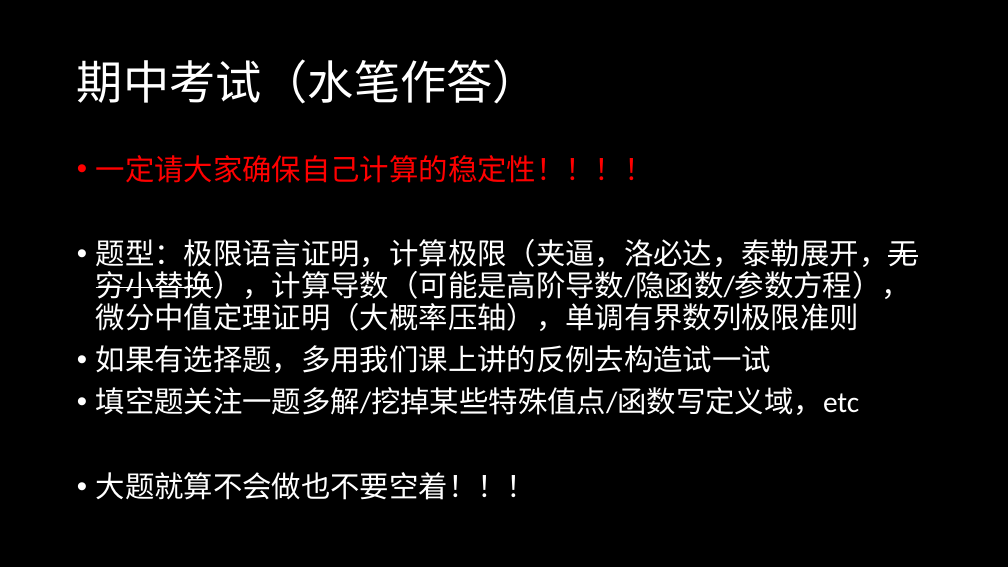
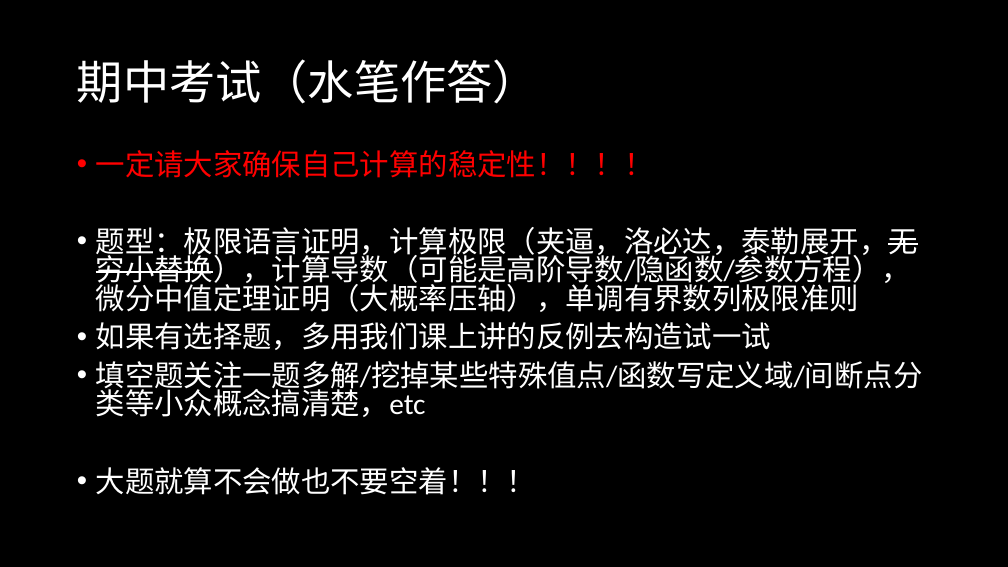
Before and after one commit to maaaark-creator/Calculus, a slide deck: slide 88 of 高数1.pptx. Drawn at 1008x567 pixels with LibreOffice and Linux fonts; fonts in the diff are those of the drawing. Boxes give left, top, right and bottom in pixels: in the first picture for what was removed or moved away, otherwise in the second. Text is boxed around its words. In the diff, an @@ line names an element or a change of style, - is before the commit and + after.

```diff
--- a/高数1.pptx
+++ b/高数1.pptx
@@ text at [96,150,918,495]: line spacing 0.9 to 0.8 @@
@@ text at [96,361,923,417]: text changed @@
-• 填空题关注一题多解/挖掉某些特殊值点/函数写定义域，etc
+• 填空题关注一题多解/挖掉某些特殊值点/函数写定义域/间断点分类等小众概念搞清楚，etc
```
Also in this commit, not shown: 8 other slides changed, 4 other files.
